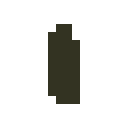
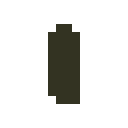
Comparing the layer stacks of the two w=128, h=128 images. Changes:
painted on "Background" over [left=72, top=32, right=80, bottom=40]
